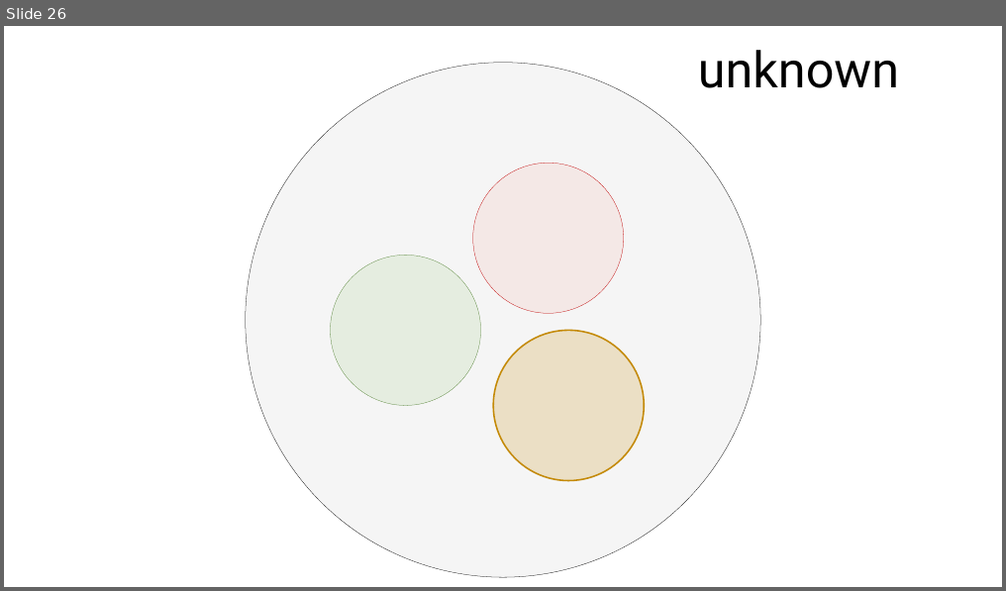
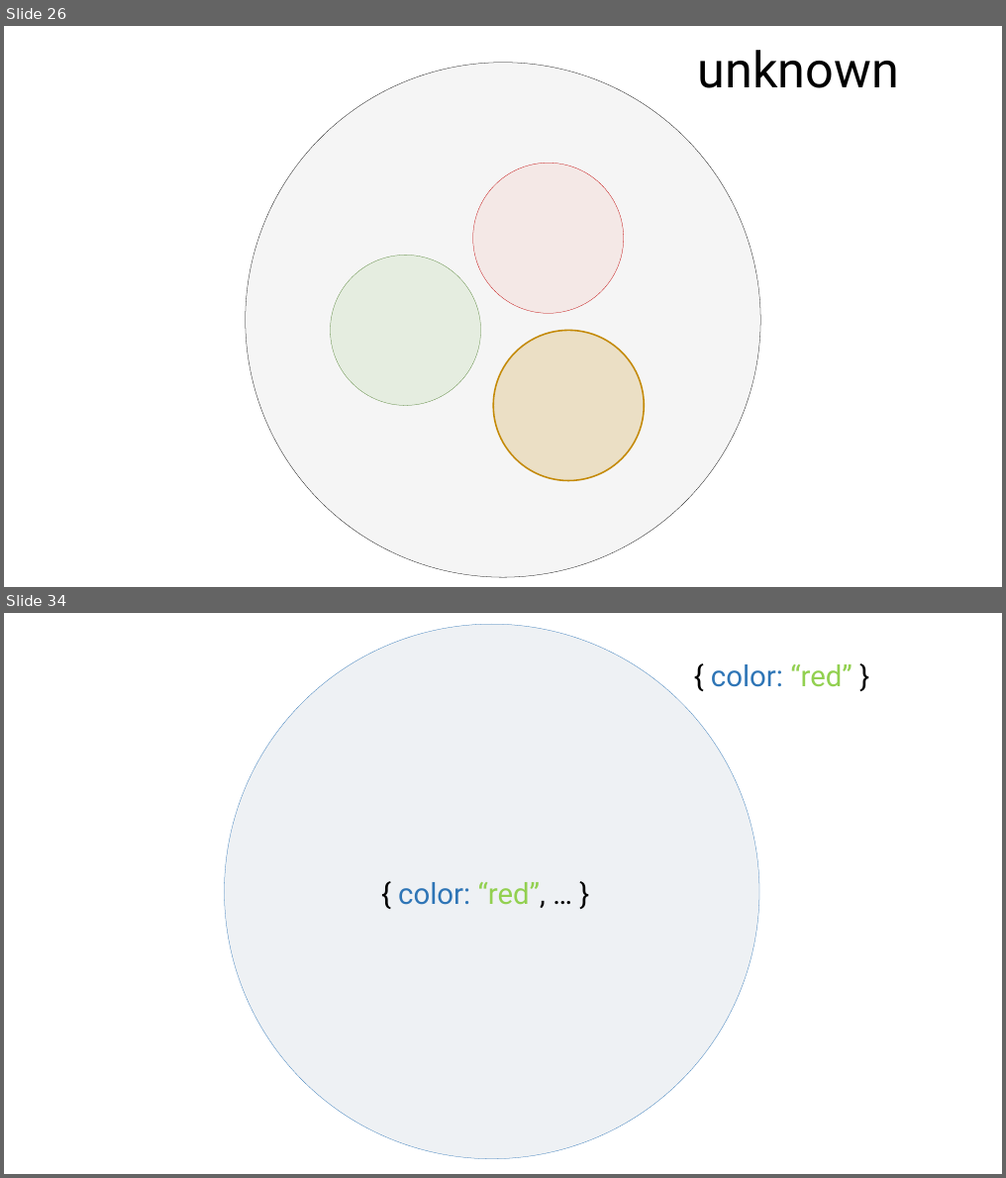
Before and after one commit to rkhaimov/brain-gym, a slide deck: Презентация.pptx. Shown one above the other, each under a label of ours: slide 26 before the commit, slides 26 and 34 after it; the slides between them are not shown. The pictures are 1006x591 and 1006x1178 pixels, drawn with LibreOffice and Linux fonts; fonts in the diff are those of the drawing. Boxes give left, top, right and bottom in pixels: in the first picture for what was removed or moved away, otherwise in the second. Text is boxed around its words. In the diff, an @@ line names an element or a change of style, - is before the commit and + after.

```diff
--- a/Презентация.pptx
+++ b/Презентация.pptx
@@ slide 34 added at box(4, 613, 1002, 1174), background #FFFFFF @@
@@ ellipse added at box(224, 624, 759, 1159), fill #ADB9CA at 20% opacity, outline #2E75B6 0.25 pt @@
@@ text added at box(711, 664, 852, 687), 28 pt, text #2E75B6 @@
+{ color: “red” }
@@ text added at box(398, 882, 546, 908), 28 pt, text #2E75B6 @@
+{ color: “red”, … }
```
Also in this commit, not shown: 29 other slides added, 2 other files.
